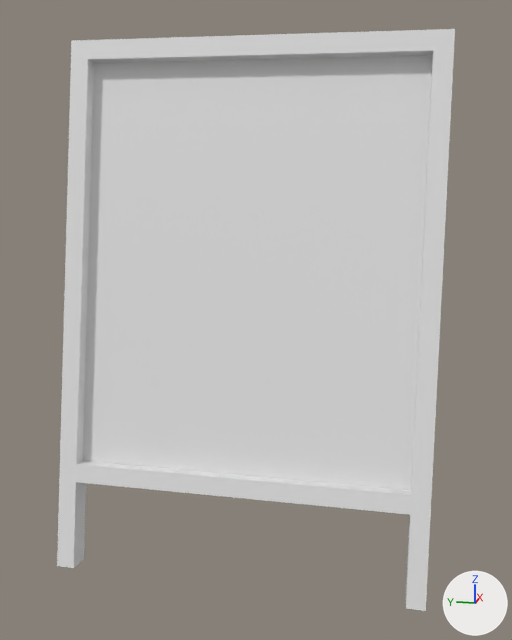
The Blender file Models/Road/Menu - UV.blend as it was, and as the next commit left it.
The view is the same before and after, from a camera (50 mm lens) standing at (-0.066, -0.563, 0.54) and looking at (0.695, -0.411, 0.349). The lights are fixed; the arrows at lower right show +X, +Y and +Z. Materials are left out; every surface is plain grey.

Names of what the first picture shows: 'Menu'.
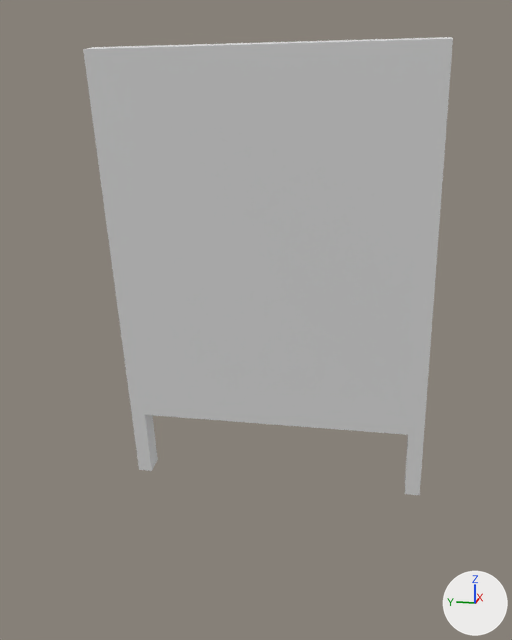
The change, as a diff of the scene's bpy script:
```diff
--- a/Models/Road/Menu - UV.blend.py
+++ b/Models/Road/Menu - UV.blend.py
@@ me_cube_001 @@
 # used by ob_menu; location = (0.772, -0.413, 0.357)
-me_cube_001.from_pydata(...)  # 48 vertices, 32 faces; spans x -0.211..0.066, y -0.194..0.194, z -0.264..0.289
+me_cube_001.from_pydata(...)  # 24 vertices, 16 faces; spans x -0.073..0.066, y -0.194..0.194, z -0.264..0.289
+# me_cube_001 part 1
+# 24 vertices are removed from x -0.211..-0.071, y -0.194..0.194, z -0.264..0.289
+# 20 faces are deleted
+# 4 new faces join them
```

Changed parts and their boxes (x1, y1, x2, y2) in the pictures (512 x 640 px):
'Menu', reshaped (7% narrower, 21% shorter): before (57, 29, 455, 611); after (83, 37, 453, 495)
